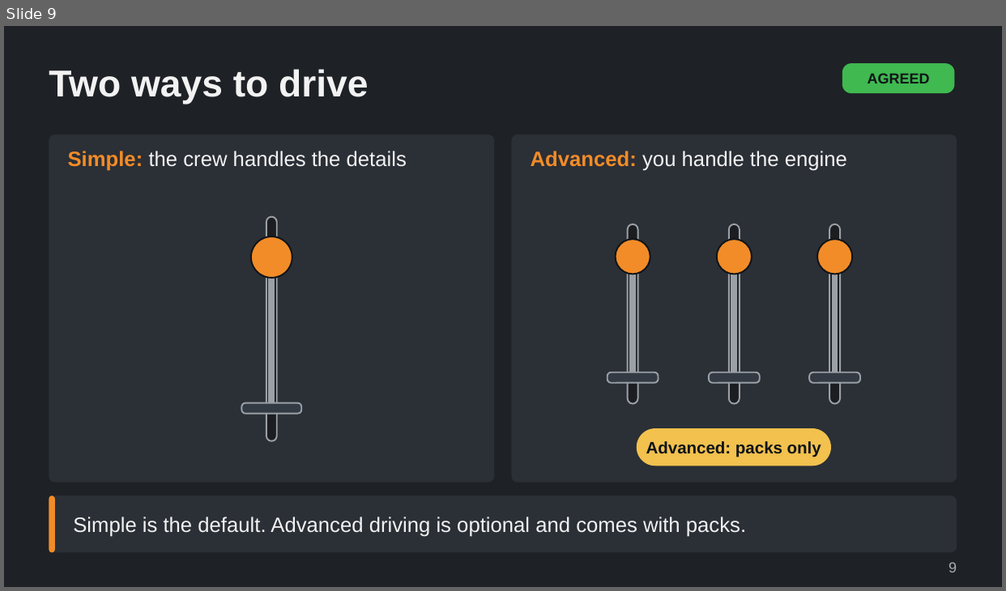
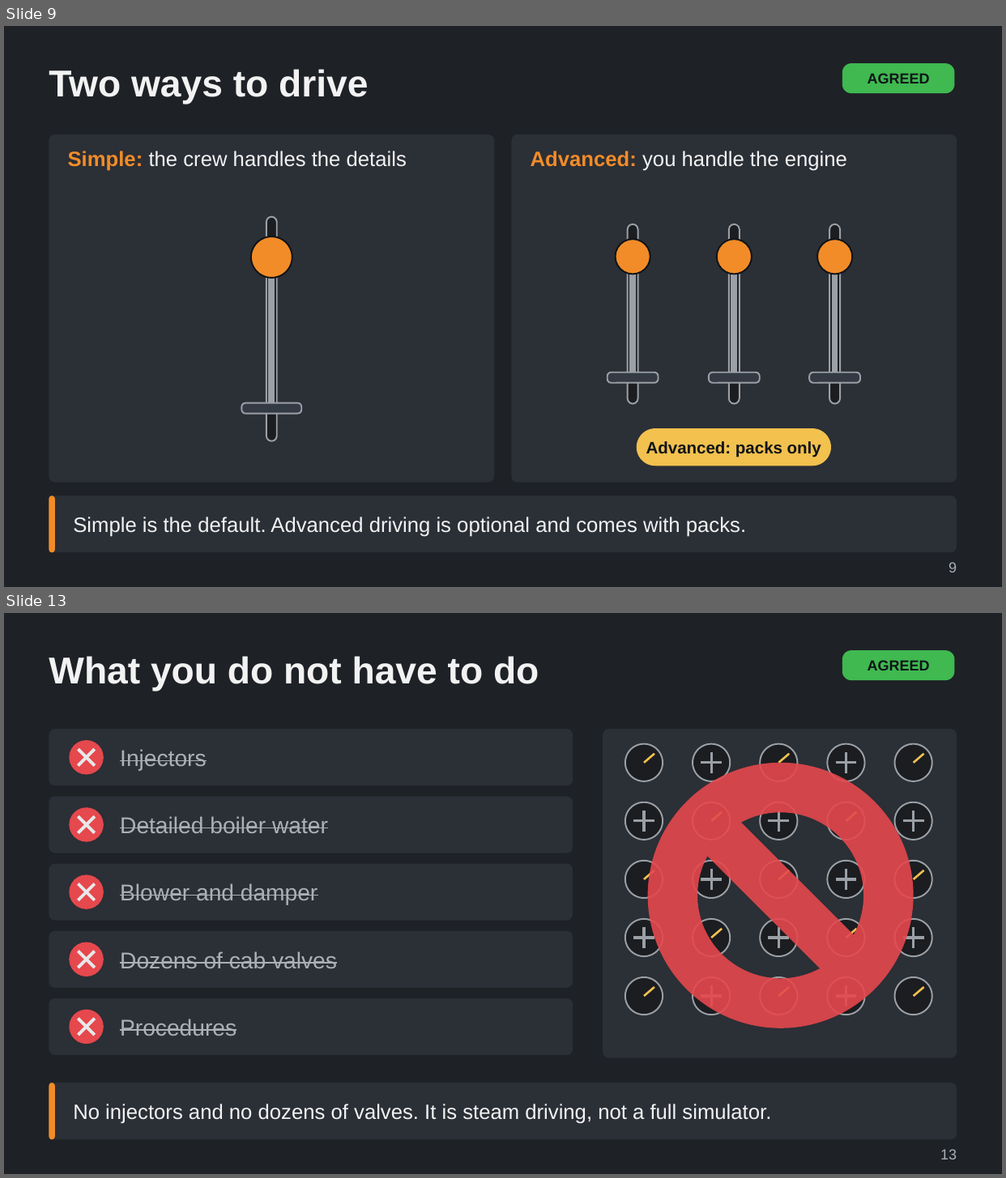
Before and after one commit to Tarenkookoo/Satisfactory---Early-Locomotion, a slide deck: Reporting/Claude Presents/Deck8_AfterLaunch_LateSteam/After_Launch_Late_Steam_Driving_and_Prestige_Explained.pptx. Shown one above the other, each under a label of ours: slide 9 before the commit, slides 9 and 13 after it; the slides between them are not shown. The pictures are 1006x591 and 1006x1178 pixels, drawn with LibreOffice and Linux fonts; fonts in the diff are those of the drawing. Boxes give left, top, right and bottom in pixels: in the first picture for what was removed or moved away, otherwise in the second. Text is boxed around its words. In the diff, an @@ line names an element or a change of style, - is before the commit and + after.

```diff
--- a/Reporting/Claude Presents/Deck8_AfterLaunch_LateSteam/After_Launch_Late_Steam_Driving_and_Prestige_Explained.pptx
+++ b/Reporting/Claude Presents/Deck8_AfterLaunch_LateSteam/After_Launch_Late_Steam_Driving_and_Prestige_Explained.pptx
@@ slide 13 added at [4, 613, 1002, 1174], background #1E2126 @@
@@ title added at [49, 656, 539, 692], 36 pt, text #F2F2F2, bold @@
+What you do not have to do
@@ rounded rectangle added at [842, 650, 955, 680], fill #3FB950, 14 pt, text #101418, bold @@
+AGREED
@@ group added at [49, 729, 957, 1059]: 47 lines, 30 ellipses, 6 rounded rectangles, 5 texts, 1 no-entry sign @@
+Injectors
+Detailed boiler water
+Blower and damper
+Dozens of cab valves
+Procedures
@@ rounded rectangle added at [49, 1083, 957, 1140], fill #2B2F36, 20 pt, text #F2F2F2 @@
+No injectors and no dozens of valves. It is steam driving, not a full simulator.
@@ rounded rectangle added at [49, 1083, 55, 1140], fill #F28C28 @@
@@ text added at [940, 1149, 957, 1160], 14 pt, text #A9B0B8 @@
+13
```
Also in this commit, not shown: 7 other slides added, 2 other files.
